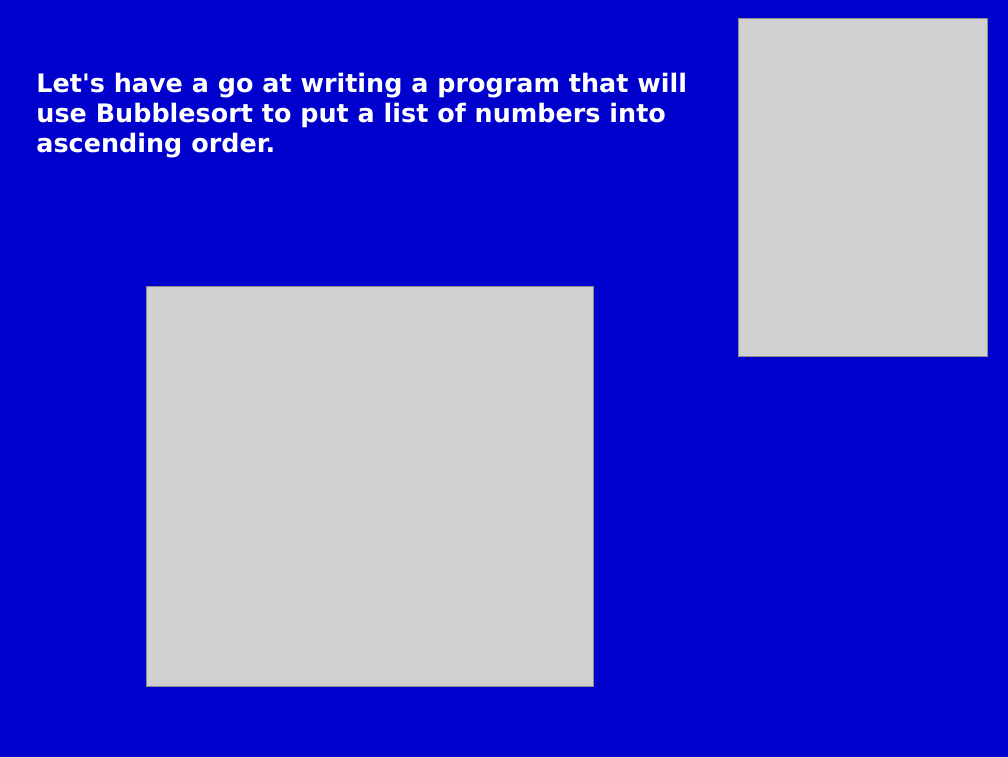
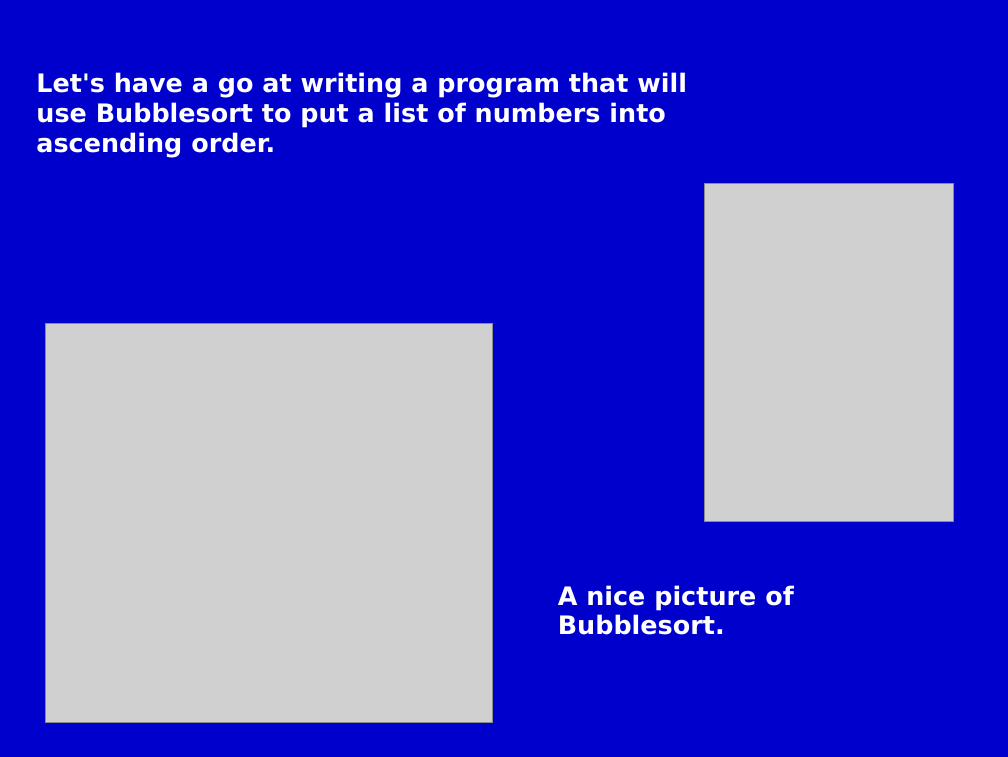
Before and after one commit to m-tranter/cathedral, a slide deck: slide 4 of scratch/scratch7.ppt. Drawn at 1008x757 pixels with LibreOffice and Linux fonts; fonts in the diff are those of the drawing; grey boxes stand for pictures. Boxes give left, top, right and bottom in pixels: in the first picture for what was removed or moved away, otherwise in the second. Text is boxed around its words. In the diff, an @@ line names an element or a change of style, - is before the commit and + after.

```diff
--- a/scratch/scratch7.ppt
+++ b/scratch/scratch7.ppt
@@ picture: place and size @@
-picture at box(738, 18, 987, 357)
+picture at box(704, 183, 953, 521)
@@ picture: place and size @@
-picture at box(146, 287, 594, 686)
+picture at box(46, 323, 493, 722)
@@ text added at box(558, 585, 794, 635), 20 pt, text #FFFFFF, bold @@
+A nice picture of Bubblesort.
```
Also in this commit, not shown: 6 other slides changed, 2 other files.
